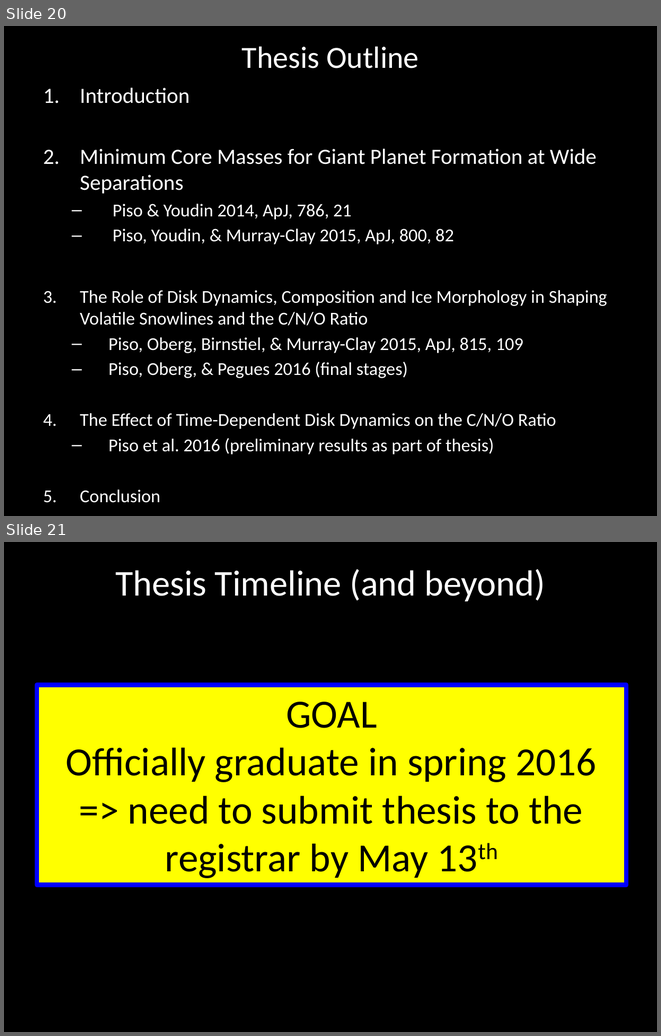
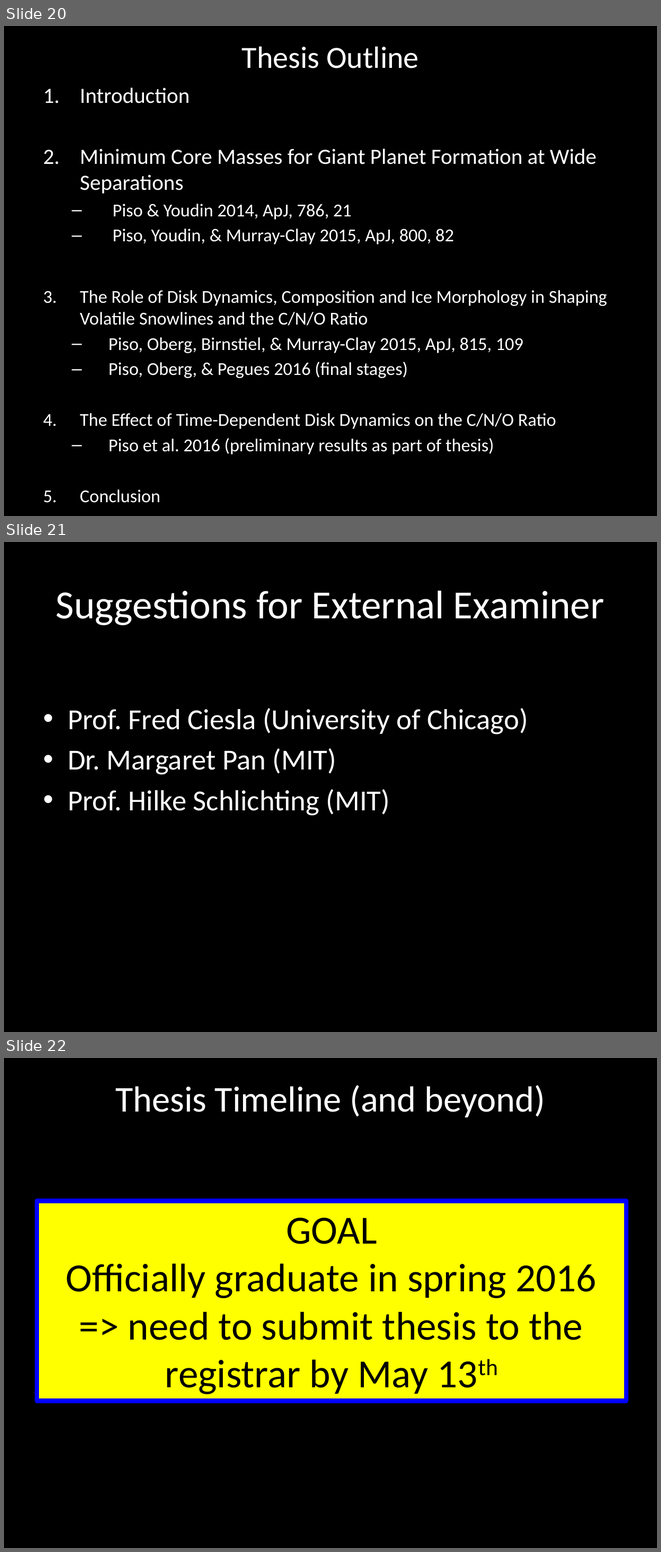
Before and after one commit to apiso/Thesis, a slide deck: slides/TAC_meeting_talk_3.pptx. Shown one above the other, each under a label of ours: slides 20 and 21 before the commit, slides 20, 21 and 22 after it. The pictures are 661x1036 and 661x1552 pixels, drawn with LibreOffice and Linux fonts; fonts in the diff are those of the drawing. Boxes give left, top, right and bottom in pixels: in the first picture for what was removed or moved away, otherwise in the second. Text is boxed around its words. In the diff, an @@ line names an element or a change of style, - is before the commit and + after.

```diff
--- a/slides/TAC_meeting_talk_3.pptx
+++ b/slides/TAC_meeting_talk_3.pptx
@@ slide 21 added at box(4, 542, 657, 1032), background #000000 @@
@@ title added at box(56, 590, 604, 625), 44 pt, text #FFFFFF @@
+Suggestions for External Examiner
@@ text added at box(68, 708, 528, 815), 32 pt, text #FFFFFF @@
+• Prof. Fred Ciesla (University of Chicago)
+• Dr. Margaret Pan (MIT)
+• Prof. Hilke Schlichting (MIT)
@@ what was slide 21 is now slide 22 @@
```
Also in this commit, not shown: 1 slide changed.
